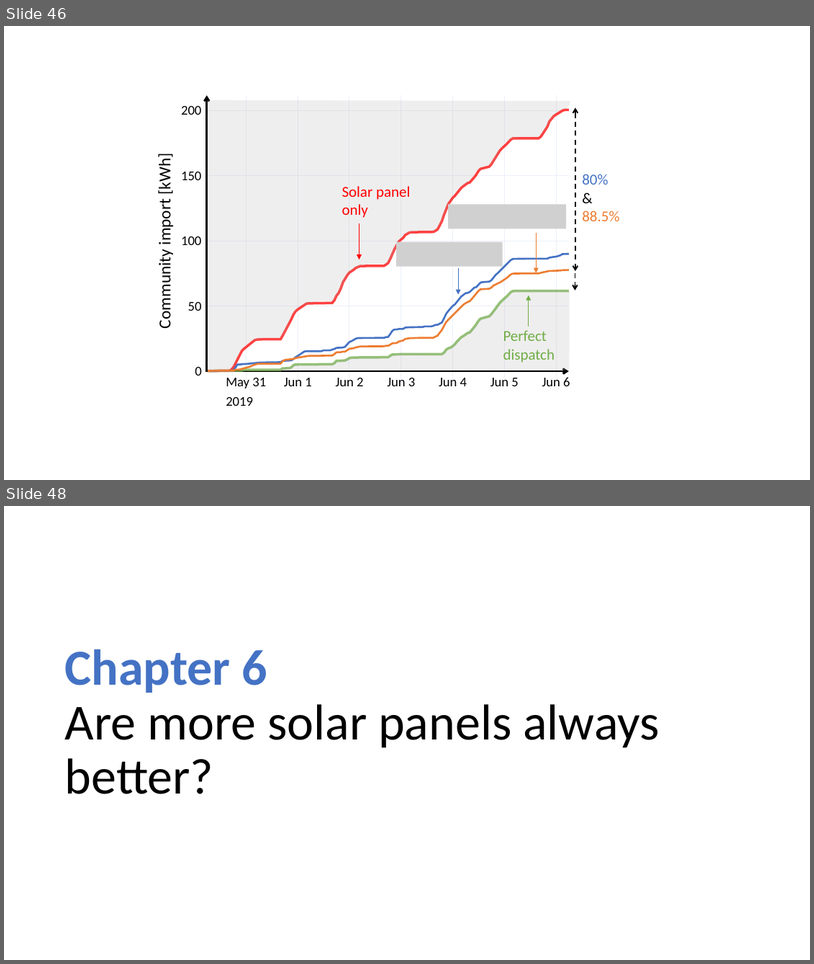
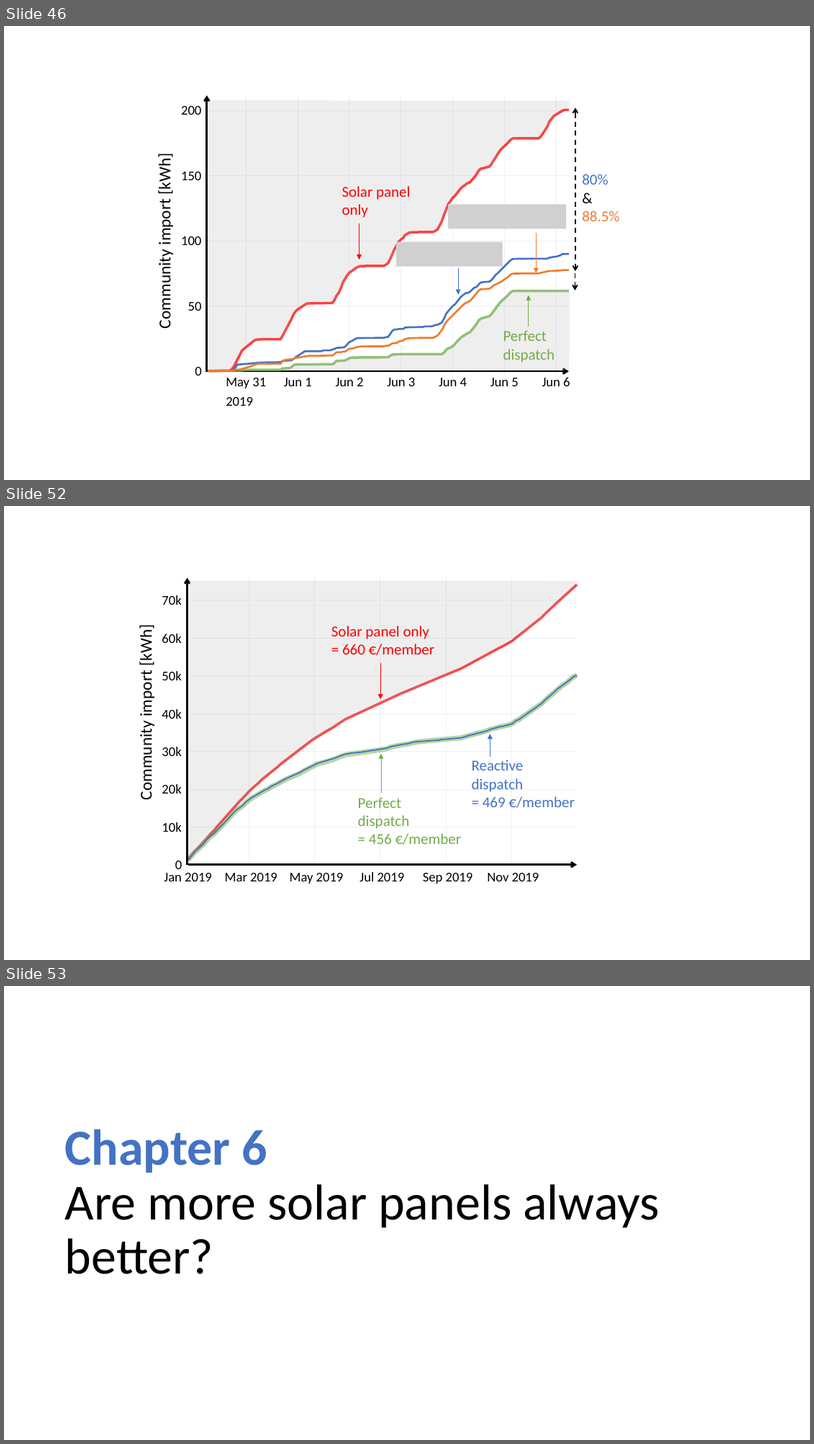
Before and after one commit to Jonathan56/supplementary_thesis, a slide deck: figures.pptx. Shown one above the other, each under a label of ours: slides 46 and 48 before the commit, slides 46, 52 and 53 after it; the slides between them are not shown. The pictures are 814x964 and 814x1444 pixels, drawn with LibreOffice and Linux fonts; fonts in the diff are those of the drawing; grey boxes stand for pictures. Boxes give left, top, right and bottom in pixels: in the first picture for what was removed or moved away, otherwise in the second. Text is boxed around its words. In the diff, an @@ line names an element or a change of style, - is before the commit and + after.

Commit message:
reactive work

```diff
--- a/figures.pptx
+++ b/figures.pptx
@@ slide 52 added at <box>4,506,810,960</box>, background #FFFFFF @@
@@ freeform shape added at <box>136,527,137,528</box>, fill #000000 @@
@@ freeform shape added at <box>188,584,577,860</box>, outline #FF0000 3 pt @@
@@ freeform shape added at <box>188,578,190,865</box>, outline #000000 2.25 pt @@
@@ freeform shape added at <box>189,580,579,860</box>, fill #AFABAB at 20% opacity @@
@@ group added at <box>162,595,182,869</box>: 8 texts @@
+0
+10k
+20k
+30k
+40k
+50k
+60k
+70k
@@ group added at <box>188,575,577,865</box>: 12 freeform shapes @@
@@ text added at <box>136,628,156,798</box>, 20 pt, text #000000 @@
+Community import [kWh]
@@ text added at <box>332,626,435,655</box>, 18 pt, text #FF0000 @@
+Solar panel only
+= 660 €/member
@@ freeform shape added at <box>188,675,577,860</box>, outline #70AD47 6 pt @@
@@ freeform shape added at <box>188,674,577,860</box>, outline #4472C4 1.5 pt @@
@@ arrow added from (381, 663) to (381, 699), #FF0000 0.5 pt @@
@@ arrow added from (491, 757) to (491, 734), #4472C4 0.5 pt @@
@@ arrow added from (381, 793) to (381, 754), #70AD47 0.5 pt @@
@@ text added at <box>472,759,574,808</box>, 18 pt, text #4472C4 @@
+Reactive
+dispatch
+= 469 €/member
@@ text added at <box>358,797,461,844</box>, 18 pt, text #70AD47 @@
+Perfect
+dispatch
+= 456 €/member
@@ freeform shape added at <box>188,865,577,865</box>, fill #000000, outline #000000 2.25 pt @@
@@ group added at <box>164,872,540,883</box>: 6 texts @@
+Jan 2019
+Mar 2019
+May 2019
+Jul 2019
+Sep 2019
+Nov 2019
@@ what was slide 48 is now slide 53 @@
```
Also in this commit, not shown: 2 slides changed, 4 other slides added, 14 other files.
